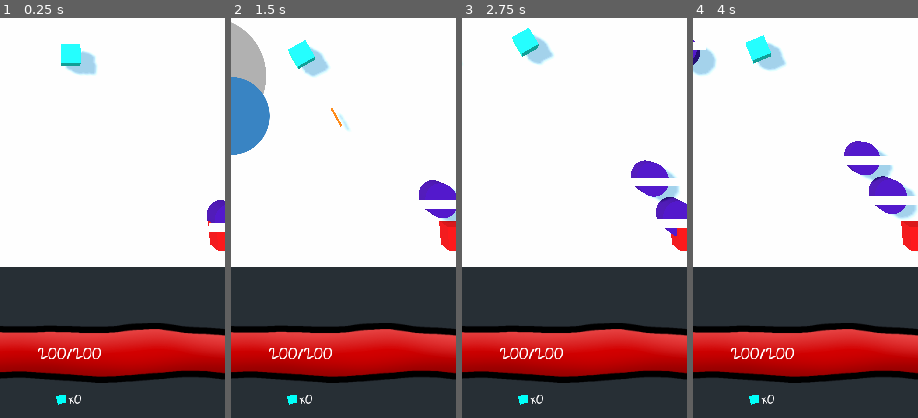
Above: before the commit, frames 1-4 (left to right).
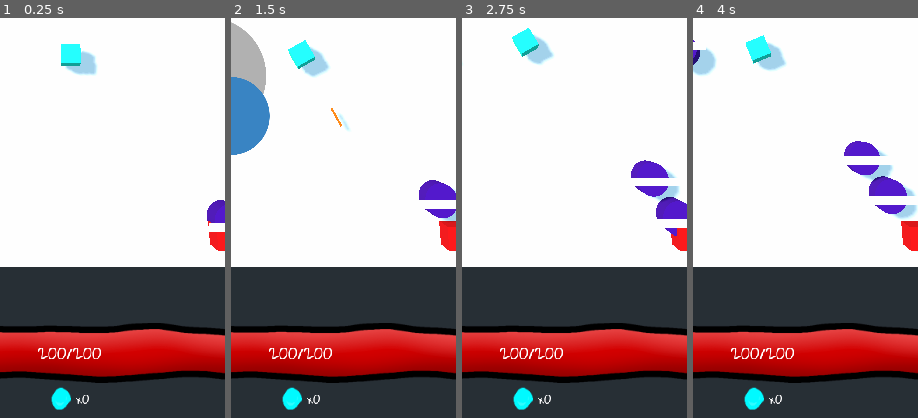
Above: after the commit, the same moments.

Repository: jeffsieu/coma-dash
Game: Godot game, scene res://MainLevel.tscn
The game is run twice, just before and just after one commit, with the same random seed, the same clock (stepped at 60 frames per second) and the same inputs.
Inputs (mouse positions are % of the whole screen's width and height, from its top left):
- Up to frame 1 (0.25 s): no input
- Up to frame 2 (1.5 s): move the mouse to (71, 45) at 0.52 s; click (71, 45) at 0.67 s; drag from (27, 55) to (43, 70) at 1.27 s
- Up to frame 3 (2.75 s): move the mouse to (59, 28) at 2.02 s; click (59, 28) at 2.17 s
- Up to frame 4 (4 s): drag from (43, 70) to (17, 35) at 2.77 s; move the mouse to (79, 65) at 3.52 s; click (79, 65) at 3.67 s
The pictures show only the part of the screen within x 33-83%, y 48-98%; the shares and areas given below are measured in that part.

The runs differ from the first frame. In frame 1, 0.4% of the frame differs, in the area x 22-40%, y 92-98%; in frame 2, 0.4%; in frame 3, 0.4%; in frame 4, 0.4%.

Commit message:
Add crystal png

Diff:
--- a/GUI.gd
+++ b/GUI.gd
@@ -30,4 +30,4 @@
 	$PlayerHealthBarContainer/CenterContainer/HealthPoints.text = "%d/%d" % [new, player.max_health]
 
 func on_loot_collected(collected):
-	$LootDisplay/LootCount.text = "  x%d" % (collected)
+	$LootDisplay/LootCount.text = "x%d" % (collected)
--- a/MainLevel.tscn
+++ b/MainLevel.tscn
@@ -13,6 +13,7 @@
 [ext_resource path="res://HealthBar/healthbarfront.png" type="Texture" id=11]
 [ext_resource path="res://HealthBar/healthbarback.png" type="Texture" id=12]
 [ext_resource path="res://GloriaHallelujah-Regular.ttf" type="DynamicFontData" id=13]
+[ext_resource path="res://Loot/Crystal.png" type="Texture" id=14]
 
 [sub_resource type="BoxShape" id=1]
 
@@ -137,19 +138,29 @@
 "_edit_use_anchors_": false
 }
 
-[node name="LootDisplay" type="MarginContainer" parent="GUI"]
+[node name="LoopDisplay" type="HBoxContainer" parent="GUI"]
 margin_top = 928.0
 margin_right = 536.0
 margin_bottom = 961.0
+alignment = 1
+__meta__ = {
+"_edit_use_anchors_": false
+}
 
-[node name="LootCount" type="Label" parent="GUI/LootDisplay"]
-margin_right = 536.0
+[node name="CrystalIcon" type="TextureRect" parent="GUI/LoopDisplay"]
+margin_left = 242.0
+margin_right = 272.0
+margin_bottom = 33.0
+texture = ExtResource( 14 )
+stretch_mode = 1
+__meta__ = {
+"_edit_use_anchors_": false
+}
+
+[node name="LootCount" type="Label" parent="GUI/LoopDisplay"]
+margin_left = 276.0
+margin_right = 293.0
 margin_bottom = 33.0
 custom_fonts/font = SubResource( 4 )
-text = "  x0"
+text = "x0"
 align = 1
-
-[node name="CrystalIcon" type="Polygon2D" parent="GUI/LootDisplay"]
-position = Vector2( 10.4931, -0.951782 )
-color = Color( 0, 1, 0.976471, 1 )
-polygon = PoolVector2Array( 239.45, 13.4377, 252.328, 12.486, 253.282, 22.0037, 242.789, 24.859, 242.789, 24.859, 242.789, 24.859, 242.789, 24.859, 242.789, 24.859, 242.789, 24.859, 242.789, 24.859, 242.789, 24.859 )
Binary file added: Loot/Crystal.png
Not shown, added: Loot/Crystal.png.import
Not shown: 1 places in MainLevel.tscn that only renumber resources
